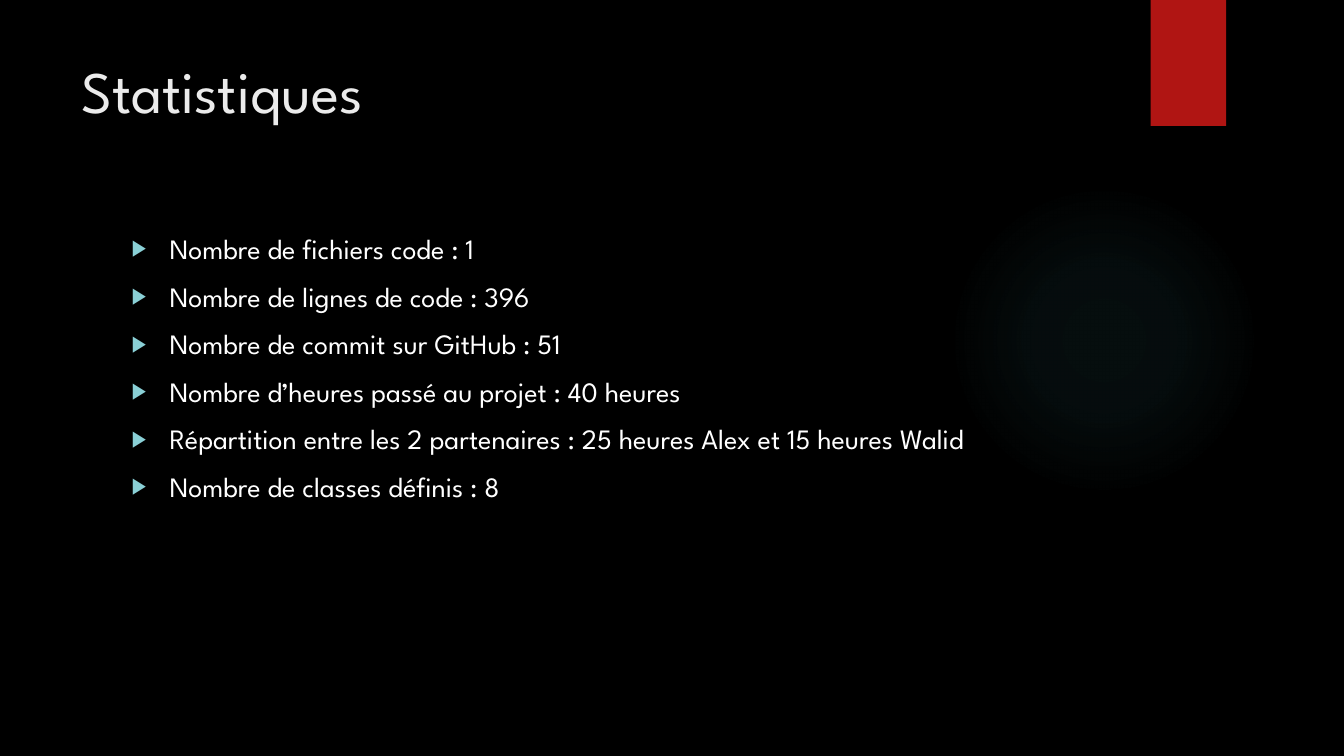
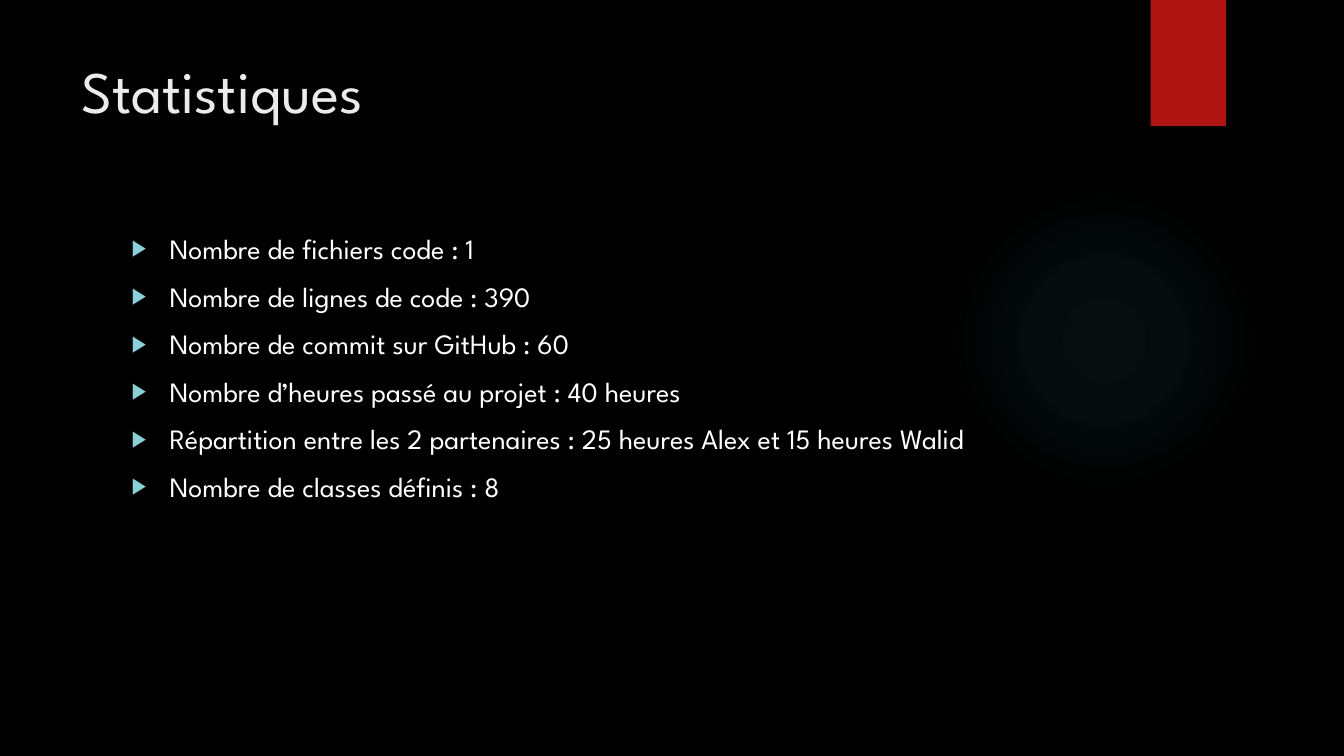
Before and after one commit to Bugnon/oc-2021, a slide deck: slide 4 of src/projet/projet3/Powerpoint_pacman.pptx. Drawn at 1344x756 pixels with LibreOffice and Linux fonts; fonts in the diff are those of the drawing; background and template pictures are left out. Boxes give left, top, right and bottom in pixels: in the first picture for what was removed or moved away, otherwise in the second. Text is boxed around its words. In the diff, an @@ line names an element or a change of style, - is before the commit and + after.

```diff
--- a/src/projet/projet3/Powerpoint_pacman.pptx
+++ b/src/projet/projet3/Powerpoint_pacman.pptx
@@ text at bbox=[170, 287, 569, 355]: text changed @@
-▶ Nombre de lignes de code : 396
-▶ Nombre de commit sur GitHub : 51
+▶ Nombre de lignes de code : 390
+▶ Nombre de commit sur GitHub : 60
```
Also in this commit, not shown: 5 other slides changed, 3 other files.
